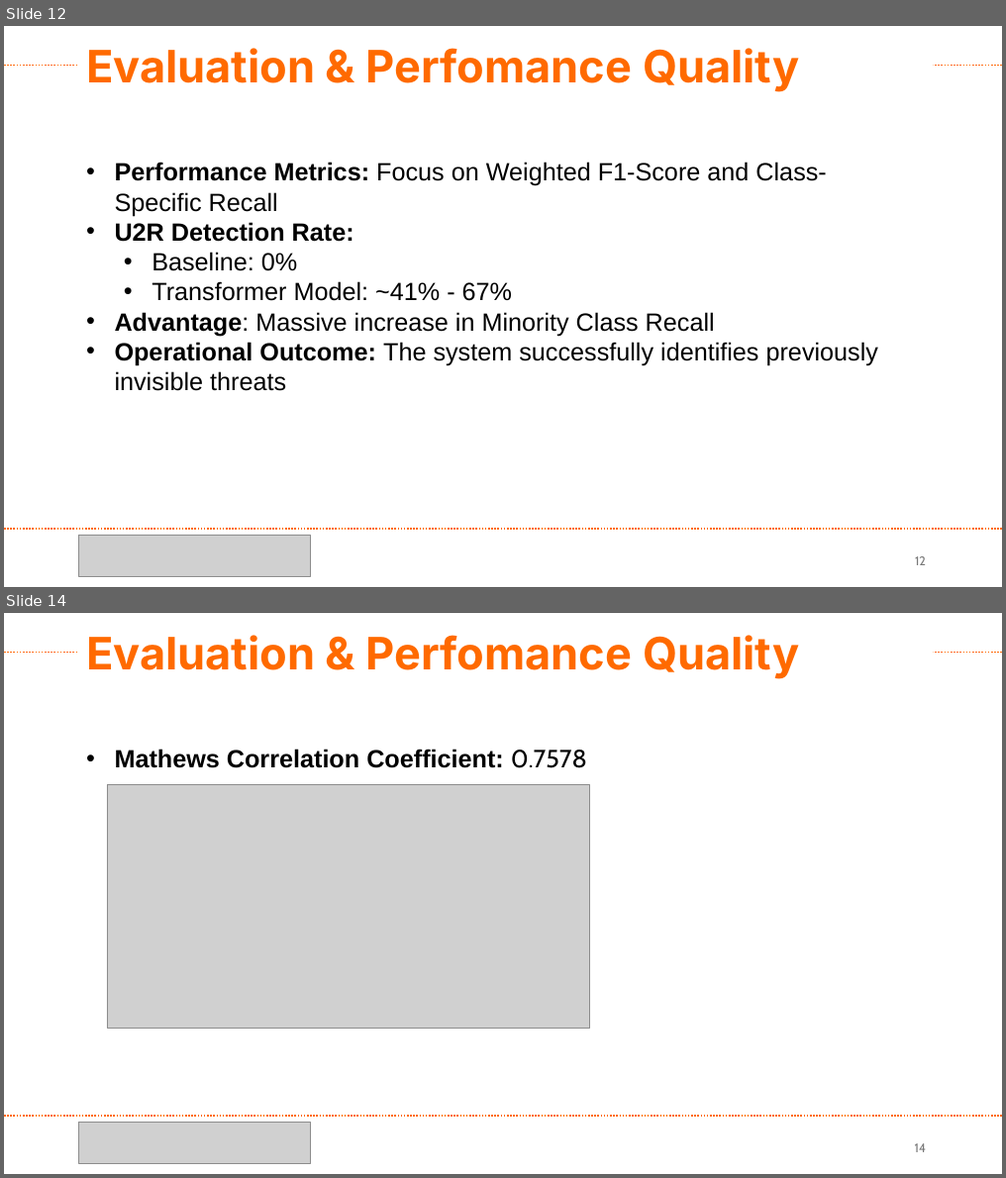
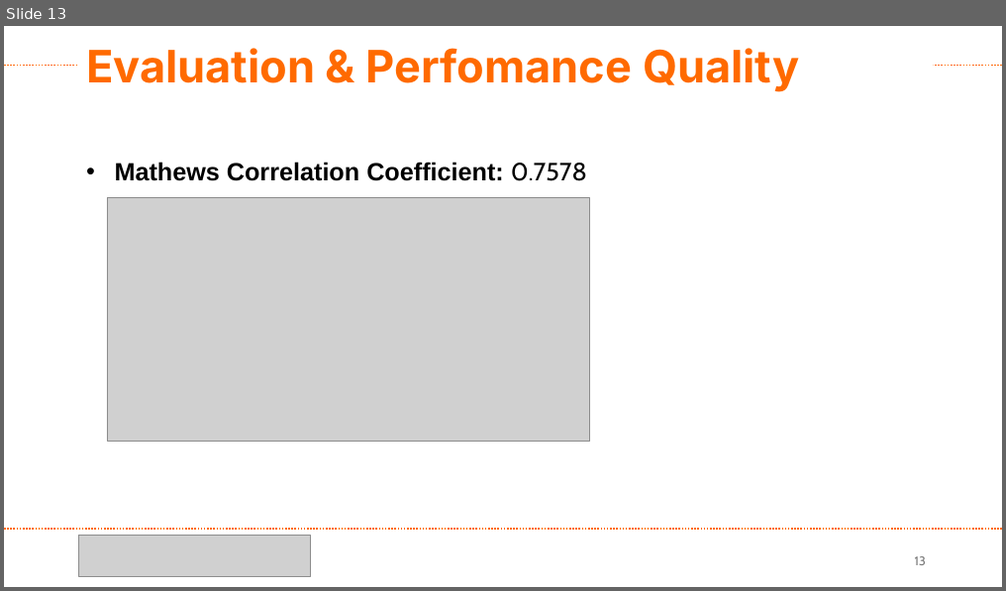
Before and after one commit to NoahRau/AIandSec_Project3, a slide deck: AIandSecurity.pptx. Shown one above the other, each under a label of ours: slides 12 and 14 before the commit, slide 13 after it; the slides between them are not shown. The pictures are 1006x1178 and 1006x591 pixels, drawn with LibreOffice and Linux fonts; fonts in the diff are those of the drawing; grey boxes stand for pictures. Boxes give left, top, right and bottom in pixels: in the first picture for what was removed or moved away, otherwise in the second. Text is boxed around its words. In the diff, an @@ line names an element or a change of style, - is before the commit and + after.

```diff
--- a/AIandSecurity.pptx
+++ b/AIandSecurity.pptx
@@ slide 12 removed at bbox=[4, 26, 1002, 587], background #FFFFFF @@
@@ text removed at bbox=[86, 48, 799, 92] @@
-Evaluation & Perfomance Quality
@@ line removed from (4, 65) to (1002, 65) @@
@@ text removed at bbox=[115, 162, 878, 391] @@
-• Performance Metrics: Focus on Weighted F1-Score and Class-Specific Recall
-• U2R Detection Rate:
-  • Baseline: 0%
-  • Transformer Model: ~41% - 67%
-• Advantage: Massive increase in Minority Class Recall
-• Operational Outcome: The system successfully identifies previously invisible threats
@@ line removed from (4, 529) to (1002, 529) @@
@@ picture removed at bbox=[79, 535, 310, 577] @@
@@ page number removed at bbox=[915, 557, 926, 566] @@
-12
@@ what was slide 14 is now slide 13 @@
@@ page number at bbox=[915, 557, 926, 566]: text changed @@
-14
+13
```
Also in this commit, not shown: 4 slides changed, 4 other files.
